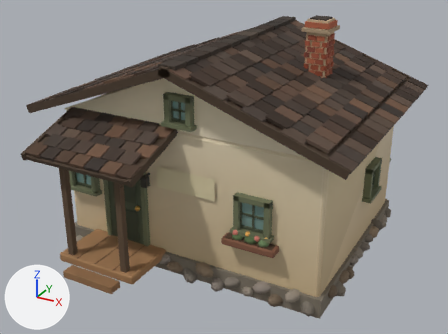
Renders of the glTF model examples/harvest-frontier/exports/building/farmhouse.fixed.glb from each side of a commit.
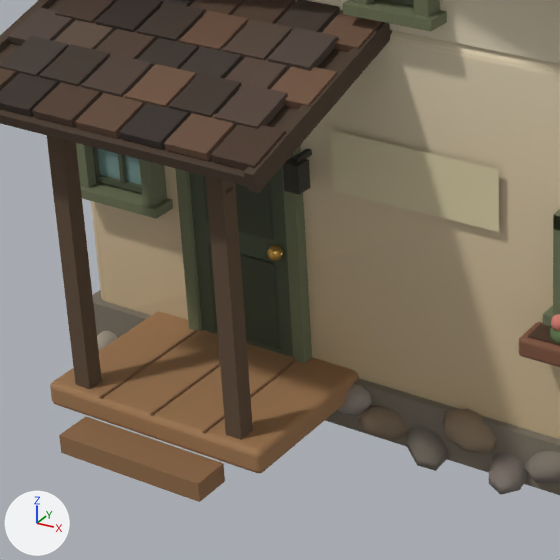
Each version appears first whole from a 50 mm lens placed at (7.39, -14.2, 8.94), pointed at (0.1, -0.93, 2.31), and next in a close-up on the part from 10% to 53% of the width and 36% to 94% of the height. The lights are fixed; the arrows at lower left show +X, +Y and +Z. The last two pictures show the newer version. Where no turn or scale is listed for an object, it has been applied to the vertices.

The first close-up shows 'farmhouseFoundation', 'farmhouseSignboard', 'farmhouseWalls', 'farmhousebatch0', 'farmhousebatch1', 'farmhousebatch2', 'frontDoor', 'porch', 'windowPane' and 1 more.
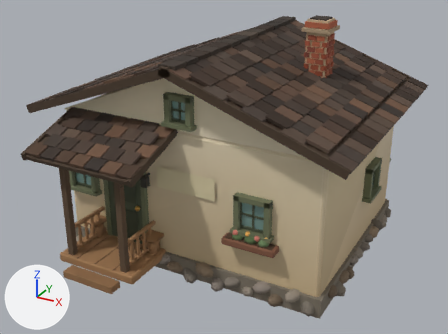
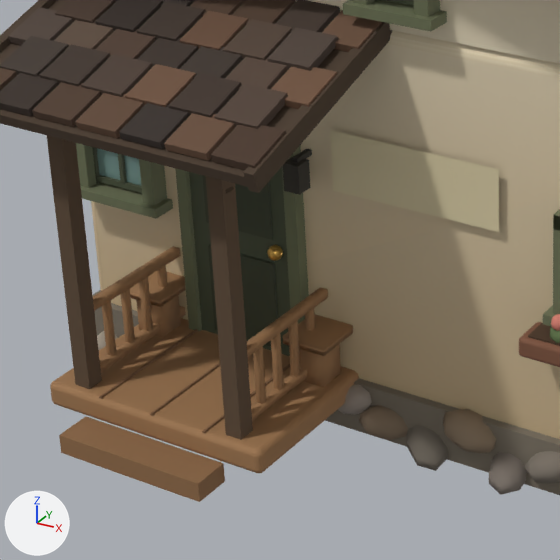
Boxes [x1, y1, x2, y2] around the edits, measured in the close-ups (560 x 560 px):
'porchRailAndSeats', added (brown): after [93, 246, 353, 421]

The change, as a diff of the scene's bpy script:
```diff
--- a/examples/harvest-frontier/exports/building/farmhouse.fixed.glb.py
+++ b/examples/harvest-frontier/exports/building/farmhouse.fixed.glb.py
@@ me_mesh_17 @@
+me_mesh_17.from_pydata(...)  # 128 vertices, 192 faces; spans x -2.83..-0.61, y -4.02..-2.8, z 0.57..1.32
+me_mesh_17.materials.append(mat_material_3)  # brown #9f7750
@@ ob_porchrailandseats @@
+ob_porchrailandseats = bpy.data.objects.new('porchRailAndSeats', me_mesh_17)
+ob_porchrailandseats.location = (0.0, 0.0, 0.0)
```
